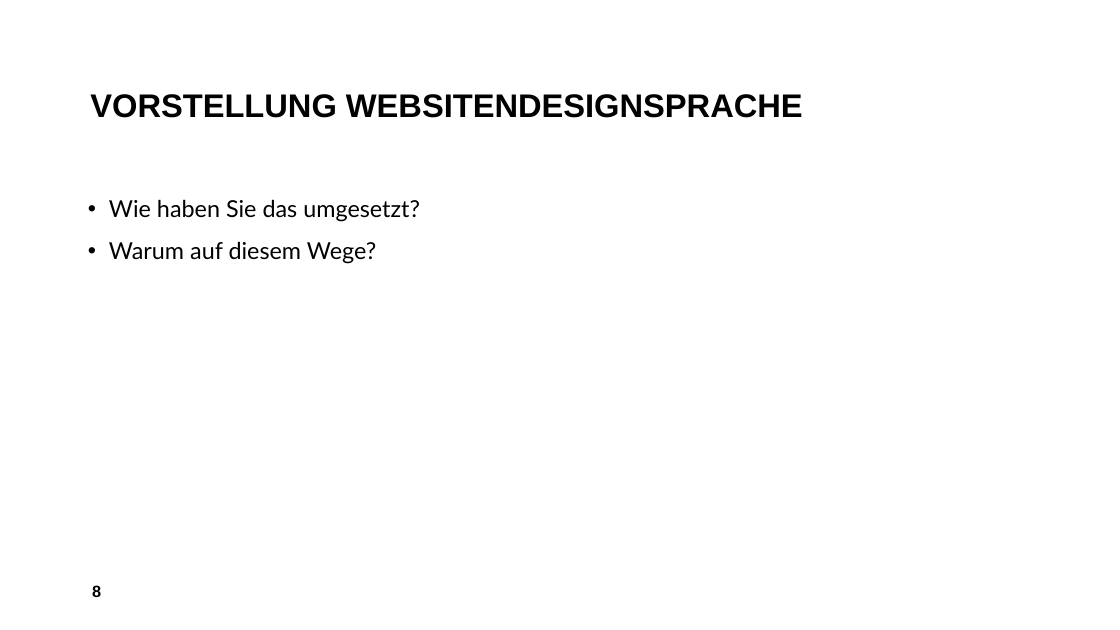
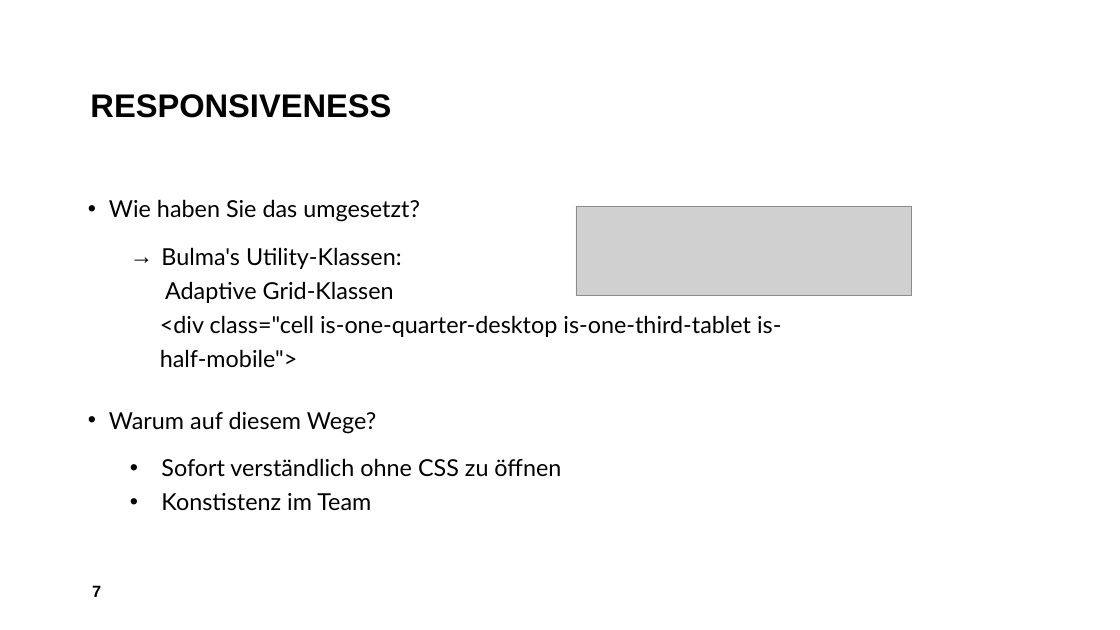
Before and after one commit to patricjenni/kochrezepte, a slide deck: slide 7 of docs/Präsentation_Kochrezepte.pptx (slide 8 before the commit). Drawn at 1120x630 pixels with LibreOffice and Linux fonts; fonts in the diff are those of the drawing; grey boxes stand for pictures; background and template pictures are left out. Boxes give left, top, right and bottom in pixels: in the first picture for what was removed or moved away, otherwise in the second. Text is boxed around its words. In the diff, an @@ line names an element or a change of style, - is before the commit and + after.

```diff
--- a/docs/Präsentation_Kochrezepte.pptx
+++ b/docs/Präsentation_Kochrezepte.pptx
@@ title at box(90, 94, 391, 118): text changed @@
-VORSTELLUNG WEBSITENDESIGNSPRACHE
+RESPONSIVENESS
@@ picture added at box(576, 206, 912, 296) @@
@@ text at box(160, 247, 781, 367): paragraphs added @@
+  → Bulma's Utility-Klassen:
+  Adaptive Grid-Klassen
+  <div class="cell is-one-quarter-desktop is-one-third-tablet is-
+  half-mobile">
@@ text at box(161, 458, 561, 511): paragraphs added @@
+  • Sofort verständlich ohne CSS zu öffnen
+  • Konstistenz im Team
@@ page number at box(92, 585, 101, 597): text changed @@
-8
+7
```
Also in this commit, not shown: 6 other slides changed, 1 slide removed.
